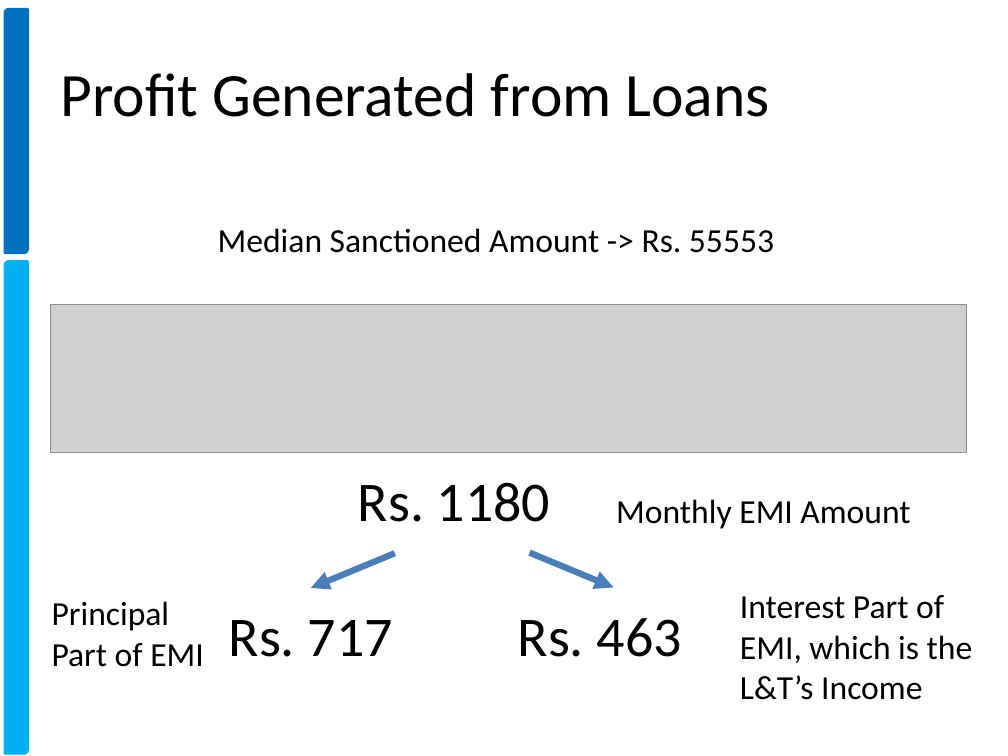
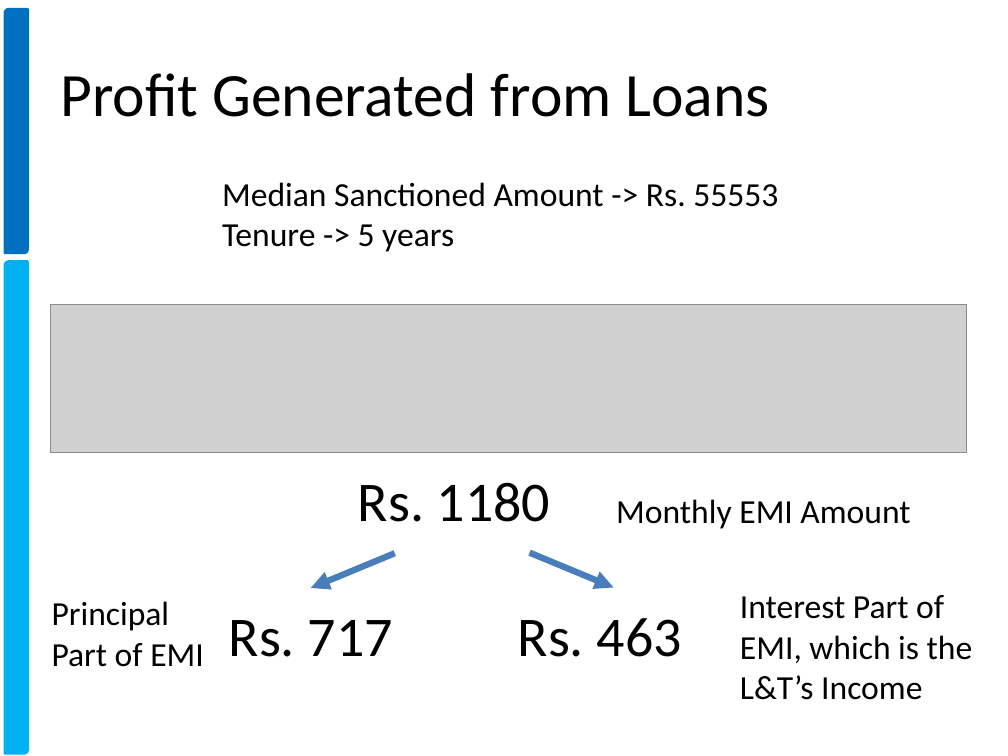
Before and after one commit to xavierigneous/Vehicle-Loan-Default-Prediction, a slide deck: slide 17 of Pravin Kumar/Vehicle Loan Default Prediction.pptx. Drawn at 1008x756 pixels with LibreOffice and Linux fonts; fonts in the diff are those of the drawing; grey boxes stand for pictures; background and template pictures are left out. Boxes give left, top, right and bottom in pixels: in the first picture for what was removed or moved away, otherwise in the second. Text is boxed around its words. In the diff, an @@ line names an element or a change of style, - is before the commit and + after.

```diff
--- a/Pravin Kumar/Vehicle Loan Default Prediction.pptx
+++ b/Pravin Kumar/Vehicle Loan Default Prediction.pptx
@@ text "Median Sanctioned Amount -> Rs. ...": place and size @@
-text "Median Sanctioned Amount -> Rs. ..." at bbox=[218, 228, 774, 253]
+text "Median Sanctioned Amount -> Rs. ..." at bbox=[222, 182, 778, 252]
@@ text at bbox=[222, 224, 454, 252]: paragraph added @@
+Tenure -> 5 years
```
Also in this commit, not shown: 2 other slides changed.
